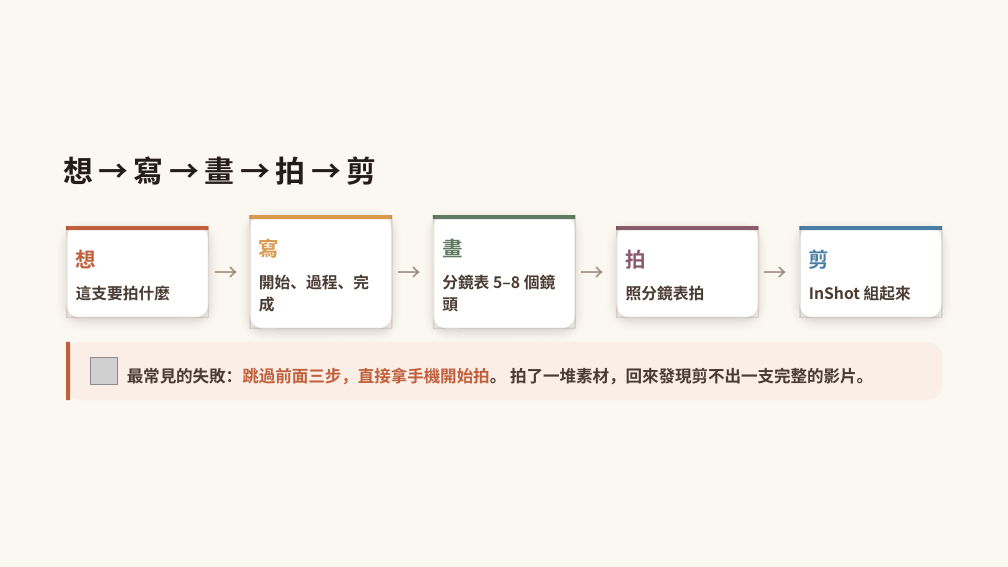
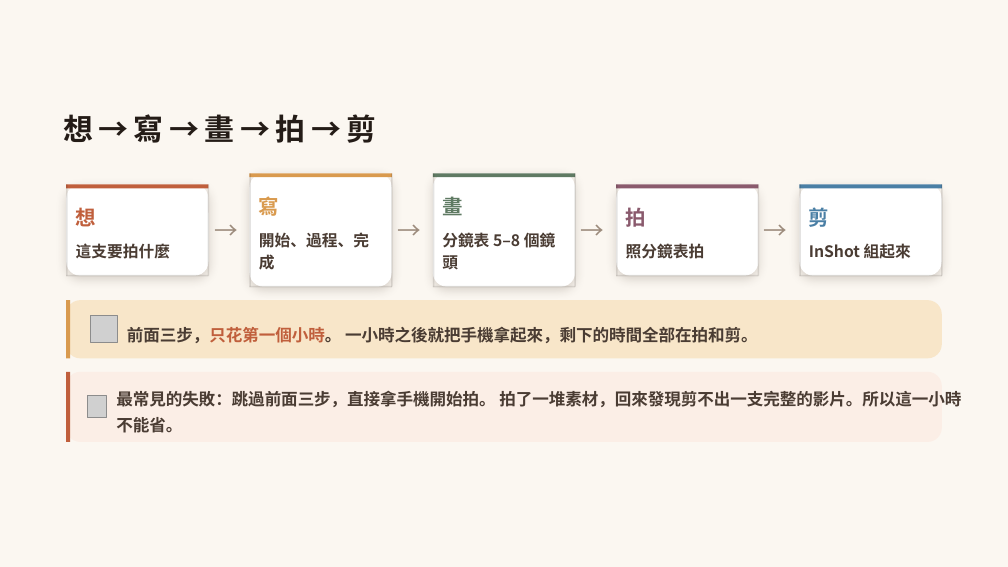
Before and after one commit to ja9705110/gogoeveryday, a slide deck: slide 3 of photo-course-2/手機拍攝商品與影像編修基礎2_商品短影音.pptx. Drawn at 1008x567 pixels with LibreOffice and Linux fonts; fonts in the diff are those of the drawing; grey boxes stand for pictures; background and template pictures are left out. Boxes give left, top, right and bottom in pixels: in the first picture for what was removed or moved away, otherwise in the second. Text is boxed around its words. In the diff, an @@ line names an element or a change of style, - is before the commit and + after.

```diff
--- a/photo-course-2/手機拍攝商品與影像編修基礎2_商品短影音.pptx
+++ b/photo-course-2/手機拍攝商品與影像編修基礎2_商品短影音.pptx
@@ 6 rectangles, 2 rounded rectangles: place and size @@
-6 rectangles, 2 rounded rectangles at bbox=[250, 216, 576, 329]
+6 rectangles, 2 rounded rectangles at bbox=[250, 173, 576, 287]
@@ 15 texts, 15 rectangles, 4 rounded rectangles: place and size @@
-15 texts, 15 rectangles, 4 rounded rectangles at bbox=[63, 152, 943, 400]
+15 texts, 15 rectangles, 4 rounded rectangles at bbox=[63, 110, 943, 358]
@@ rounded rectangle at bbox=[67, 300, 942, 358]: fill #FBEEE6 to #F8E6C9 @@
@@ rectangle at bbox=[67, 300, 70, 358]: fill #C05F3C to #D99A4E @@
@@ picture added at bbox=[91, 316, 117, 343] @@
@@ text added at bbox=[127, 327, 758, 343], 15.8 pt, text #4A3C33, bold @@
+前面三步，只花第一個小時。 一小時之後就把手機拿起來，剩下的時間全部在拍和剪。
@@ picture removed at bbox=[91, 358, 117, 384] @@
@@ rounded rectangle added at bbox=[67, 372, 942, 442], fill #FBEEE6 @@
@@ rectangle added at bbox=[67, 372, 70, 442], fill #C05F3C @@
@@ picture added at bbox=[88, 396, 107, 418] @@
@@ text at bbox=[116, 391, 961, 433]: text changed @@
-最常見的失敗：跳過前面三步，直接拿手機開始拍。 拍了一堆素材，回來發現剪不出一支完整的影片。
+最常見的失敗：跳過前面三步，直接拿手機開始拍。 拍了一堆素材，回來發現剪不出一支完整的影片。所以這一小時不能省。
```
Also in this commit, not shown: 13 other slides changed, 7 slides added, 11 slides removed, 8 other files.
